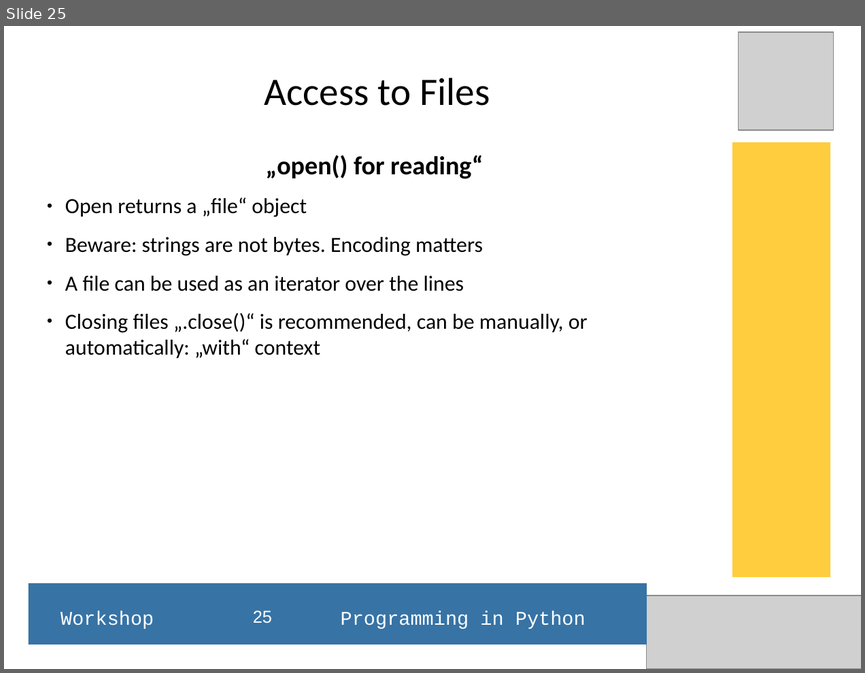
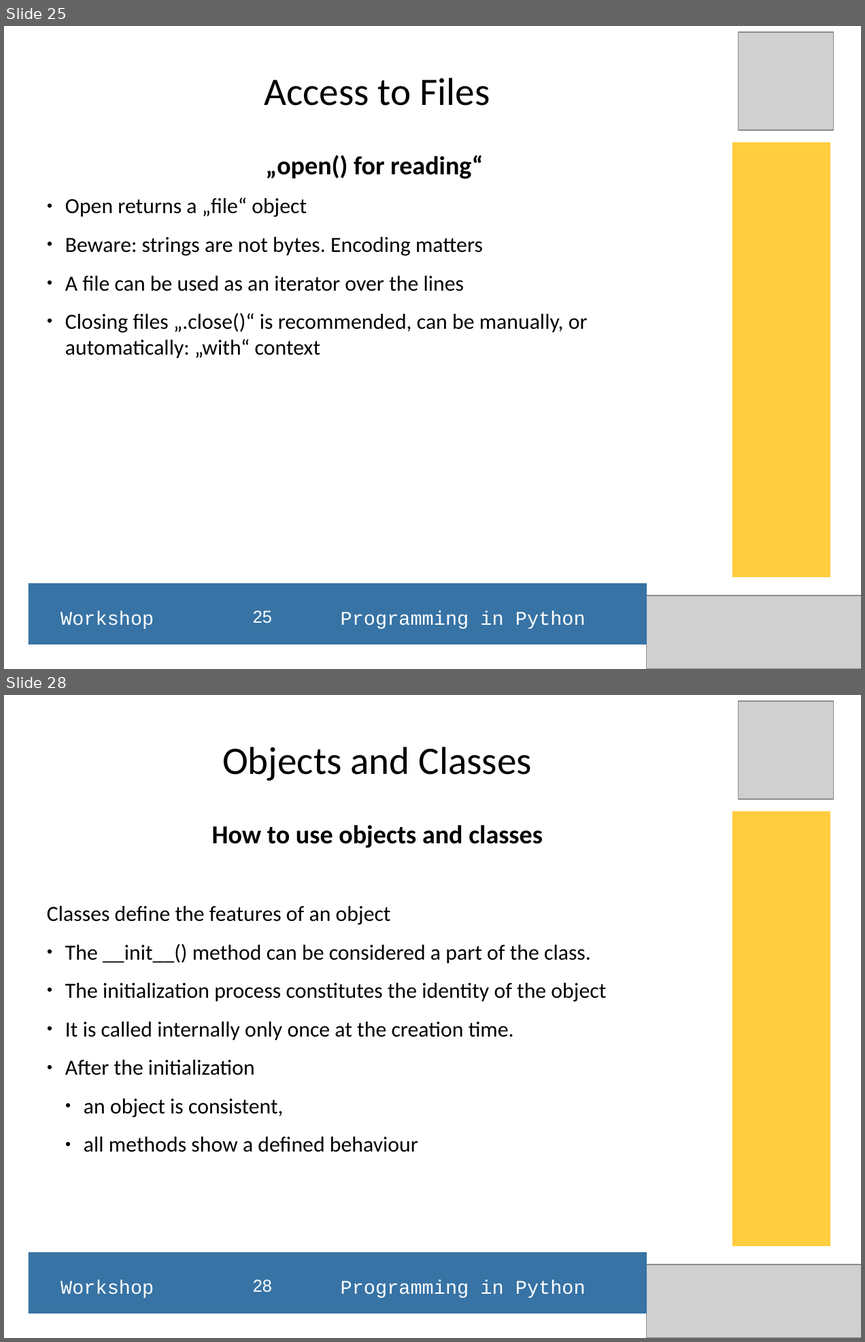
Before and after one commit to hans-boden/pyws-fablab-lisbon, a slide deck: resources/python_ws_2016Q1.odp. Shown one above the other, each under a label of ours: slide 25 before the commit, slides 25 and 28 after it; the slides between them are not shown. The pictures are 865x673 and 865x1342 pixels, drawn with LibreOffice and Linux fonts; fonts in the diff are those of the drawing; grey boxes stand for pictures. Boxes give left, top, right and bottom in pixels: in the first picture for what was removed or moved away, otherwise in the second. Text is boxed around its words. In the diff, an @@ line names an element or a change of style, - is before the commit and + after.

```diff
--- a/resources/python_ws_2016Q1.odp
+++ b/resources/python_ws_2016Q1.odp
@@ slide 28 added at box(4, 695, 861, 1338), background #FFFFFF @@
@@ picture added at box(738, 701, 834, 799) @@
@@ title added at box(222, 747, 532, 781), 36 pt, text #000000 @@
+Objects and Classes
@@ rectangle added at box(732, 812, 830, 1246), fill #FFCD3D @@
@@ subtitle added at box(47, 825, 606, 1152), 20 pt, text #000000 @@
+How to use objects and classes
+Classes define the features of an object
+● The __init__() method can be considered a part of the class.
+● The initialization process constitutes the identity of the object
+● It is called internally only once at the creation time.
+● After the initialization
+  ● an object is consistent,
+  ● all methods show a defined behaviour
@@ rectangle added at box(28, 1253, 646, 1314), fill #3773A5 @@
@@ picture added at box(647, 1264, 861, 1337) @@
@@ text added at box(60, 1279, 585, 1297), 18 pt, text #FFFFFF @@
+Workshop Programming in Python
@@ page number added at box(253, 1279, 272, 1292), 16 pt, text #FFFFFF @@
+28
```
Also in this commit, not shown: 2 slides changed, 6 other slides added, 1 slide removed, 9 other files.
